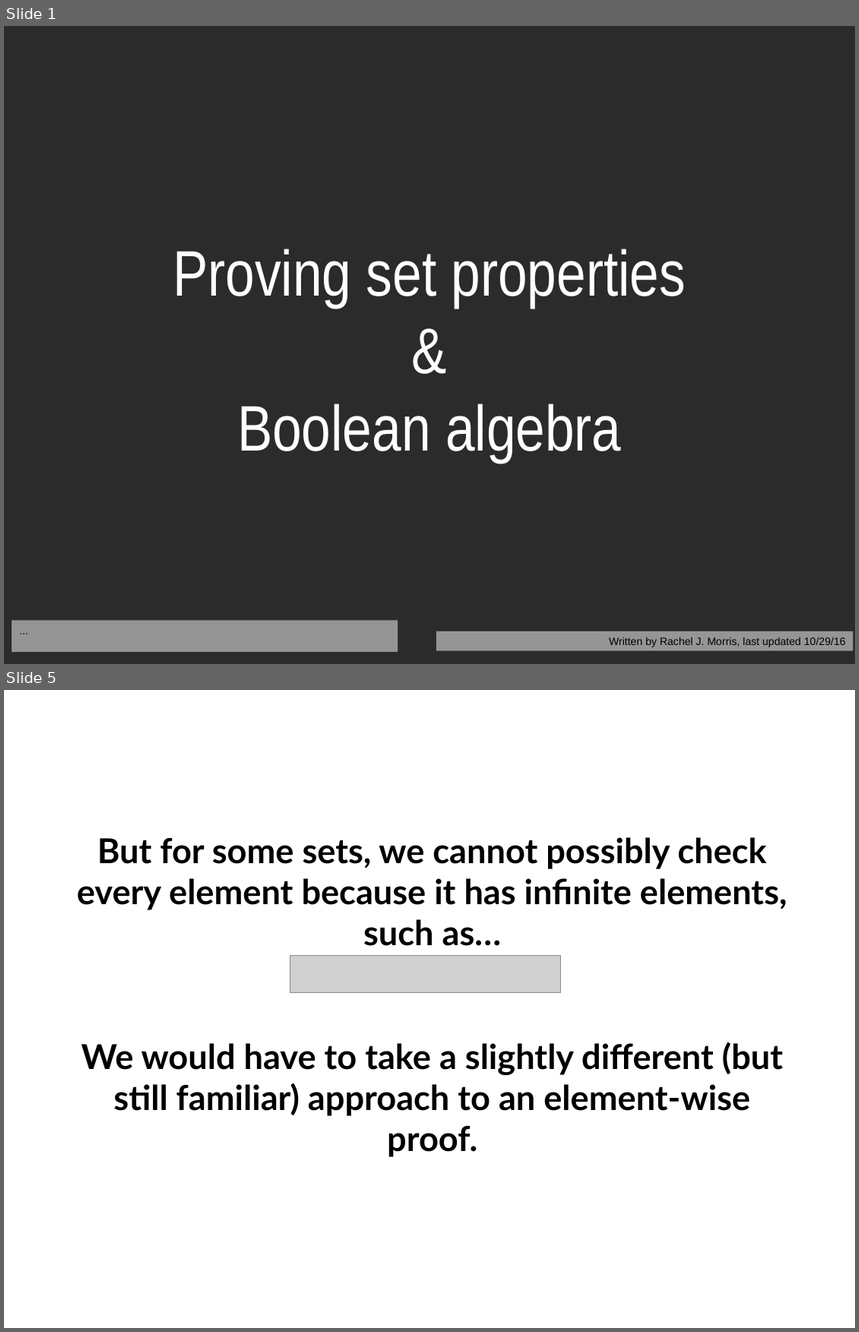
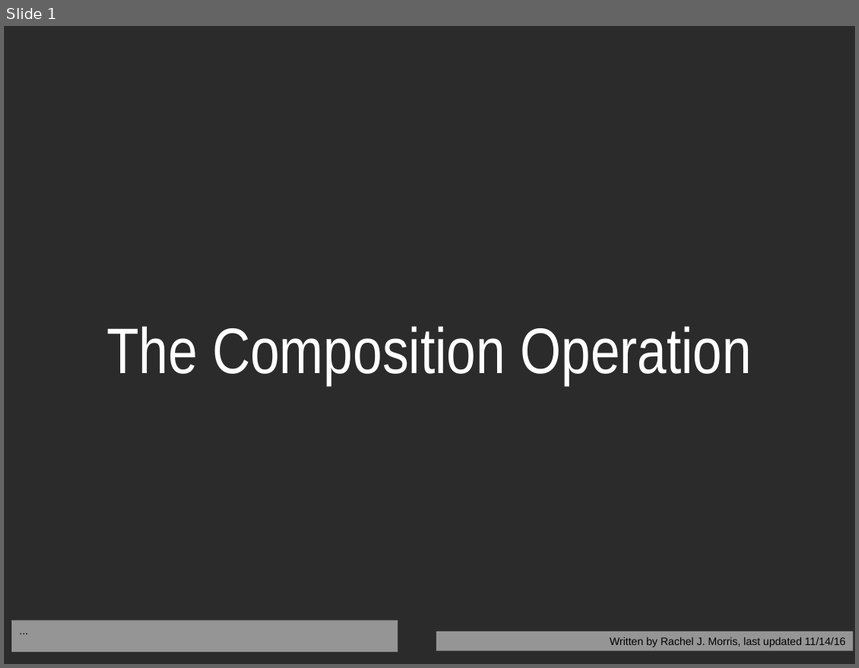
Before and after one commit to nguyenchithien/CS210-Discrete-Structures, a slide deck: Lectures/Lecture Slides 4.2.odp. Shown one above the other, each under a label of ours: slides 1 and 5 before the commit, slide 1 after it; the slides between them are not shown. The pictures are 859x1332 and 859x668 pixels, drawn with LibreOffice and Linux fonts; fonts in the diff are those of the drawing; grey boxes stand for pictures; background and template pictures are left out; a plain dark background stands for a picture behind light text. Boxes give left, top, right and bottom in pixels: in the first picture for what was removed or moved away, otherwise in the second. Text is boxed around its words. In the diff, an @@ line names an element or a change of style, - is before the commit and + after.

```diff
--- a/Lectures/Lecture Slides 4.2.odp
+++ b/Lectures/Lecture Slides 4.2.odp
@@ slide 5 removed at [4,690,855,1328], background picture (left out) @@
@@ text removed at [77,837,788,1157] @@
-But for some sets, we cannot possibly check every element because it has infinite elements, such as…
-We would have to take a slightly different (but still familiar) approach to an element-wise proof.
@@ picture removed at [291,956,561,993] @@
@@ title removed at [544,1084,750,1111] @@
-Element-wise Proofs
@@ slide 1 changed as well @@
@@ title at [107,326,752,385]: text changed @@
-Proving set properties
-&
-Boolean algebra
+The Composition Operation
@@ text in rectangle at [610,638,846,648]: text changed @@
-Written by Rachel J. Morris, last updated 10/29/16
+Written by Rachel J. Morris, last updated 11/14/16
```
Also in this commit, not shown: 11 slides added, 25 other slides removed, 3 other files.
